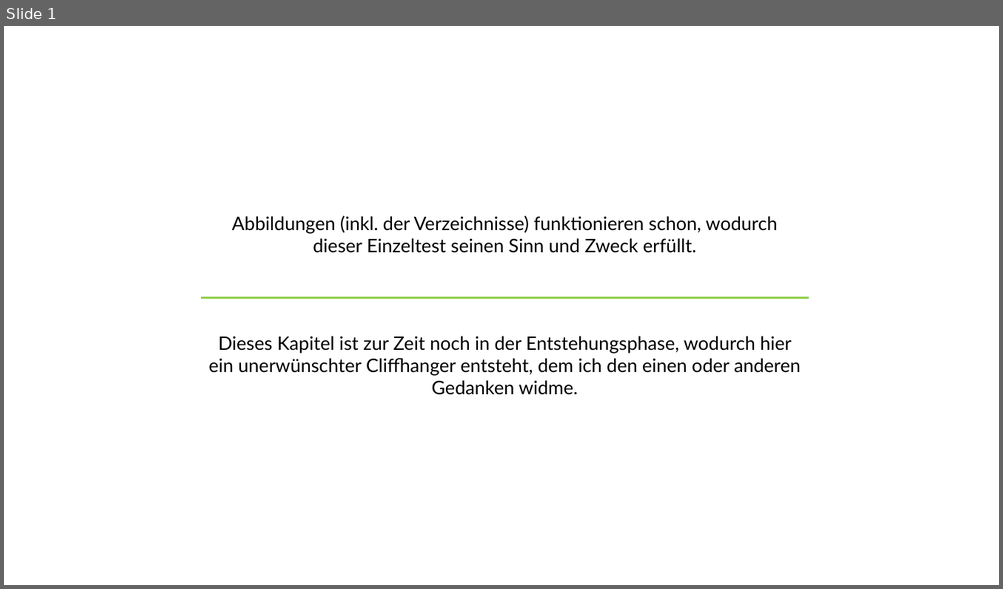
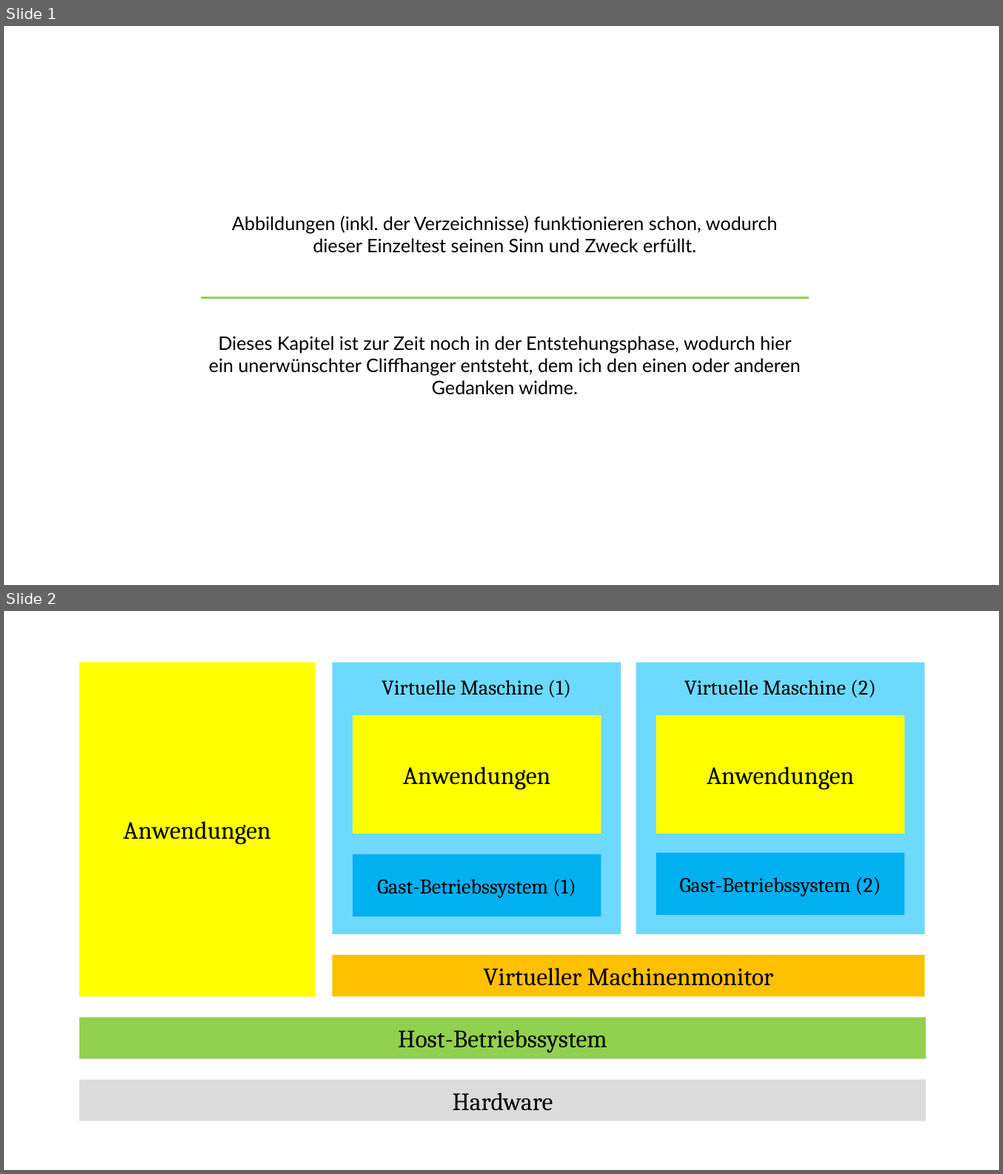
Before and after one commit to bemayr/sebsc-ba, a slide deck: images/graphics.pptx. Shown one above the other, each under a label of ours: slide 1 before the commit, slides 1 and 2 after it. The pictures are 1003x589 and 1003x1174 pixels, drawn with LibreOffice and Linux fonts; fonts in the diff are those of the drawing. Boxes give left, top, right and bottom in pixels: in the first picture for what was removed or moved away, otherwise in the second. Text is boxed around its words. In the diff, an @@ line names an element or a change of style, - is before the commit and + after.

```diff
--- a/images/graphics.pptx
+++ b/images/graphics.pptx
@@ slide 2 added at (x1=4, y1=611, x2=999, y2=1170), background #FFFFFF @@
@@ group added at (x1=79, y1=663, x2=926, y2=1122): 10 rectangles @@
+Hardware
+Host-Betriebssystem
+Anwendungen
+Virtueller Machinenmonitor
+Virtuelle Maschine (1)
+Virtuelle Maschine (2)
+Gast-Betriebssystem (1)
+Anwendungen
+Gast-Betriebssystem (2)
+Anwendungen
```
Also in this commit, not shown: 1 other slide added, 2 other files.
